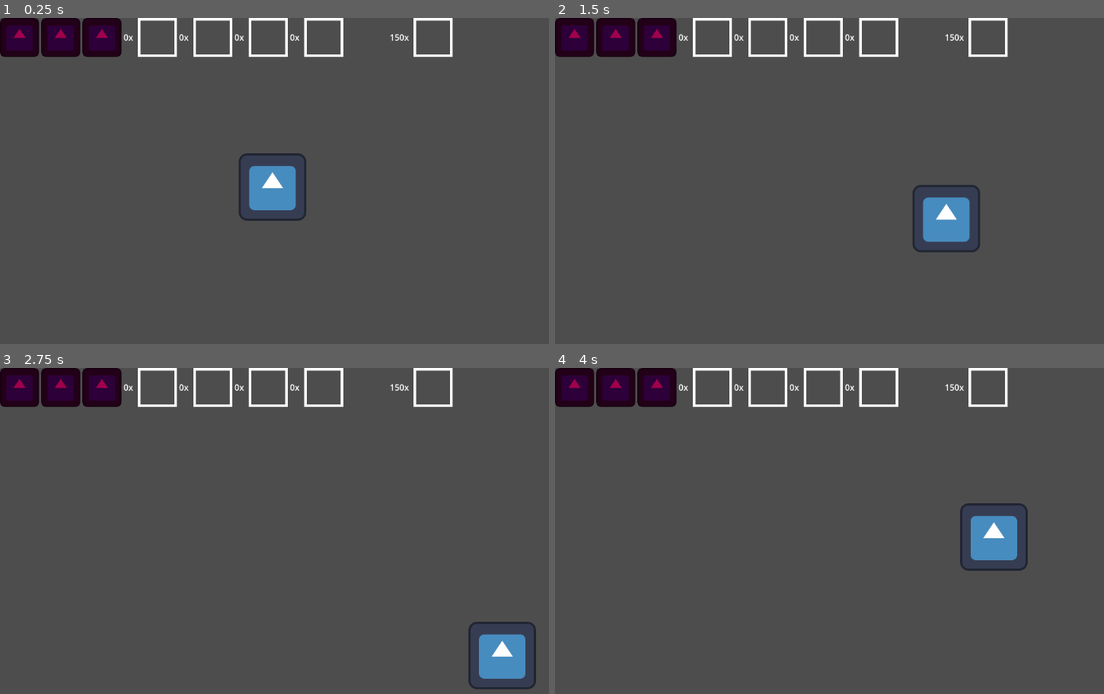
Above: before the commit, frames 1-4 (two rows, left to right).
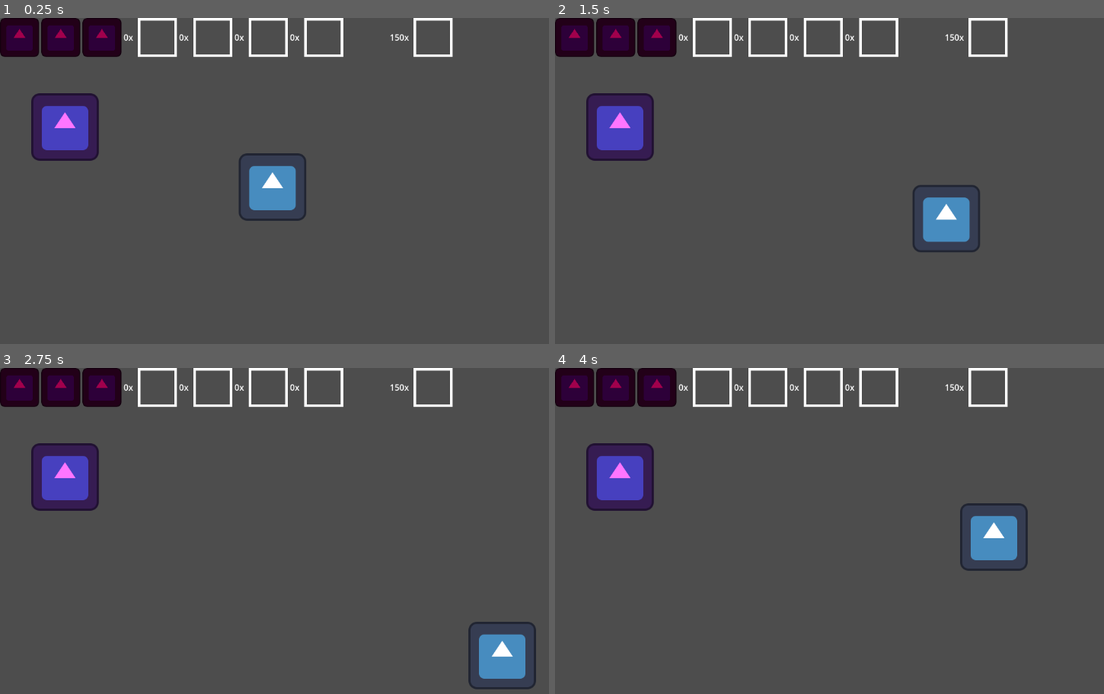
Above: after the commit, the same moments.

Repository: FixelDev/true-philosophers-stone
Game: Godot game, scene res://scenes/starting_level.tscn
Two runs of this game, one before a commit and one after it. Both use one fixed random seed, a clock stepped at 60 frames per second and the inputs below. The engine's default icon, where the game draws it, is replaced by a stand-in: a white triangle on a blue panel in a dark square.
Inputs:
- Up to frame 1 (0.25 s): no input
- Up to frame 2 (1.5 s): tap Enter at 0.5 s; hold D (right) 0.53-1.28 s; hold S (down) from 1.28 s (still down)
- Up to frame 3 (2.75 s): release S (down) at 2.03 s; hold D (right) from 2.03 s (still down)
- Up to frame 4 (4 s): release D (right) at 2.78 s; hold W (up) 2.78-3.53 s; hold A (left) from 3.53 s (still down)

The runs differ from the first frame. In frame 1, 2.5% of the frame differs, in the area x 5-19%, y 23-44%; in frame 2, 2.5%; in frame 3, 2.5%; in frame 4, 2.5%.

Commit message:
Added ability to go in and out of the shop

Diff:
--- a/scenes/entities/entrance.gd
+++ b/scenes/entities/entrance.gd
@@ -2,4 +2,14 @@
 
 class_name Entrance
 
+@export var scene_to_load: PackedScene
+
 var is_open: bool = true
+
+
+func _on_body_entered(body):
+	if not is_open:
+		return
+
+
+	SceneManager.call_deferred("change_scene_by_packed_scene", scene_to_load)
--- a/scenes/scene_manager.gd
+++ b/scenes/scene_manager.gd
@@ -1,5 +1,9 @@
 extends Control
 
 
-func change_scene(path: String) -> void:
+func change_scene_by_path(path: String) -> void:
 	get_tree().change_scene_to_file(path)
+
+
+func change_scene_by_packed_scene(scene: PackedScene) -> void:
+	get_tree().change_scene_to_packed(scene)
--- a/scenes/shop/shop.gd
+++ b/scenes/shop/shop.gd
@@ -66,6 +66,6 @@
 
 
 
+
 func _on_exit_button_pressed():
-	print("Ss")
-	SceneManager.change_scene("res://scenes/starting_level.tscn")
+	SceneManager.change_scene_by_path("res://scenes/starting_level.tscn")
--- a/scenes/shop/shop.tscn
+++ b/scenes/shop/shop.tscn
@@ -15,8 +15,9 @@
 shop_slot_amount = 4
 shop_slot_node = ExtResource("2_ms2w1")
 
-[node name="ExitButton" type="Button" parent="."]
-layout_mode = 1
+[node name="UI" parent="." instance=ExtResource("1_ctq1t")]
+
+[node name="ExitButton" type="Button" parent="UI"]
 anchors_preset = 1
 anchor_left = 1.0
 anchor_right = 1.0
@@ -24,8 +25,6 @@
 offset_bottom = 72.0
 grow_horizontal = 0
 text = "Exit"
-
-[node name="UI" parent="." instance=ExtResource("1_ctq1t")]
 
 [node name="Table" type="ColorRect" parent="."]
 layout_mode = 1
@@ -50,4 +49,4 @@
 grow_horizontal = 2
 grow_vertical = 2
 
-[connection signal="pressed" from="ExitButton" to="." method="_on_exit_button_pressed"]
+[connection signal="pressed" from="UI/ExitButton" to="." method="_on_exit_button_pressed"]
--- a/scenes/starting_level.tscn
+++ b/scenes/starting_level.tscn
@@ -1,7 +1,9 @@
-[gd_scene load_steps=3 format=3 uid="uid://bbahuw0arpnd"]
+[gd_scene load_steps=5 format=3 uid="uid://bbahuw0arpnd"]
 
 [ext_resource type="PackedScene" uid="uid://caomwo0h5ydsq" path="res://scenes/ui/ui.tscn" id="1_m07hd"]
 [ext_resource type="PackedScene" uid="uid://bhk8drb6381j7" path="res://scenes/entities/player/player.tscn" id="1_qouyq"]
+[ext_resource type="PackedScene" uid="uid://c83g02tkliwap" path="res://scenes/entities/entrance.tscn" id="3_h1i8t"]
+[ext_resource type="PackedScene" uid="uid://c3ymcumcpvkko" path="res://scenes/shop/shop.tscn" id="4_4np07"]
 
 [node name="StartingLevel" type="Node2D"]
 
@@ -9,3 +11,9 @@
 
 [node name="Player" parent="." instance=ExtResource("1_qouyq")]
 position = Vector2(516, 321)
+
+[node name="Entrance" parent="." instance=ExtResource("3_h1i8t")]
+position = Vector2(123, 207)
+scene_to_load = ExtResource("4_4np07")
+
+[connection signal="body_entered" from="Entrance" to="Entrance" method="_on_body_entered"]
